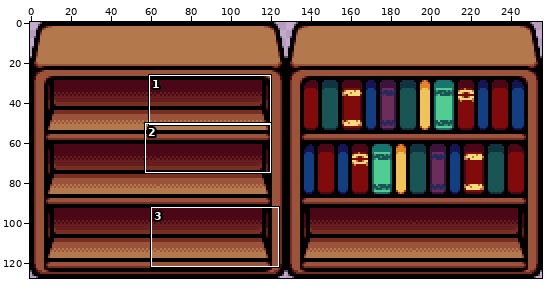
One commit to this sprite sheet: Assets/Sprites/Castle Tiles/shelves.png. Above: a wide view before the commit, with the close-up outlined.
Close-up. Before the commit:
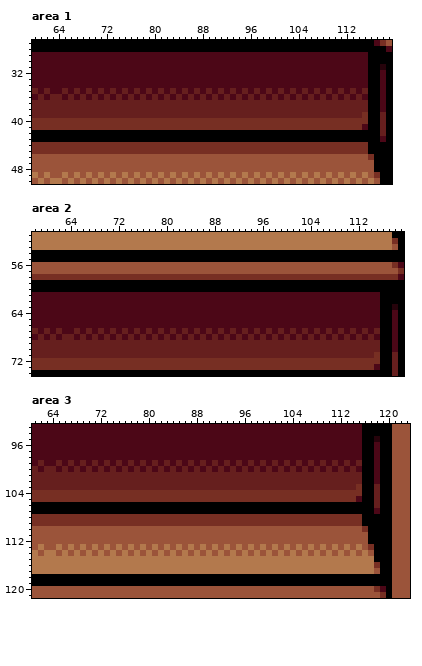
The file is 256x128 pixels. Colours within 5 levels of each other are drawn and written as one. Shown: area 1: x 60..119, y 27..50; area 2: x 58..119, y 51..74; area 3: x 61..123, y 93..121. The commit also changed other parts of the picture, which this record leaves out.
Once edited:
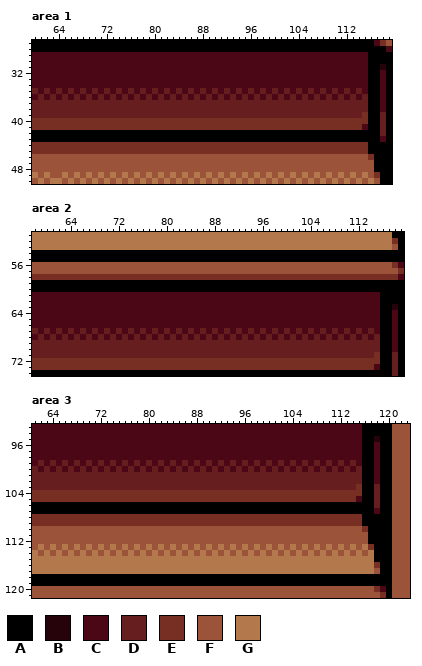
Palette (. is transparent): A #000000  B #26030b  C #4c0717  D #661f1e  E #772f23  F #9b543a  G #b3794d
The exact change:
--- area 1
@@ x 60..119 @@
 34 CCCCCCCCCCCCCCCCCCCCCCCCCCCCCCCCCCCCCCCCCCCCCCCCCCCCCCCCAACA
-35 DCDCCDCDCDCDCDCDCDCDCDCDCDCDCDCDCDCDCDCDCDCDCDCDCDCDCDCDAACA
-36 CDCDDCDCDCDCDCDCDCDCDCDCDCDCDCDCDCDCDCDCDCDCDCDCDCDCDCDCAACA
+35 DCDCDCDCDCDCDCDCDCDCDCDCDCDCDCDCDCDCDCDCDCDCDCDCDCDCDCDCAACA
+36 CDCDCDCDCDCDCDCDCDCDCDCDCDCDCDCDCDCDCDCDCDCDCDCDCDCDCDCDAACA
 37 DDDDDDDDDDDDDDDDDDDDDDDDDDDDDDDDDDDDDDDDDDDDDDDDDDDDDDDDAACA
--- area 2
@@ x 58..119 @@
 66 CCCCCCCCCCCCCCCCCCCCCCCCCCCCCCCCCCCCCCCCCCCCCCCCCCCCCCCCCCAACA
-67 DCDCDCCDCDCDCDCDCDCDCDCDCDCDCDCDCDCDCDCDCDCDCDCDCDCDCDCDCDAACA
-68 CDCDCDDCDCDCDCDCDCDCDCDCDCDCDCDCDCDCDCDCDCDCDCDCDCDCDCDCDCAACA
+67 DCDCDCDCDCDCDCDCDCDCDCDCDCDCDCDCDCDCDCDCDCDCDCDCDCDCDCDCDCAACA
+68 CDCDCDCDCDCDCDCDCDCDCDCDCDCDCDCDCDCDCDCDCDCDCDCDCDCDCDCDCDAACA
 69 DDDDDDDDDDDDDDDDDDDDDDDDDDDDDDDDDDDDDDDDDDDDDDDDDDDDDDDDDDAACA
--- area 3
@@ x 61..123 @@
  98 CCCCCCCCCCCCCCCCCCCCCCCCCCCCCCCCCCCCCCCCCCCCCCCCCCCCCCCAACAAFFF
- 99 CDCCDCDCDCDCDCDCDCDCDCDCDCDCDCDCDCDCDCDCDCDCDCDCDCDCDCDAACAAFFF
-100 DCDDCDCDCDCDCDCDCDCDCDCDCDCDCDCDCDCDCDCDCDCDCDCDCDCDCDCAACAAFFF
+ 99 CDCDCDCDCDCDCDCDCDCDCDCDCDCDCDCDCDCDCDCDCDCDCDCDCDCDCDCAACAAFFF
+100 DCDCDCDCDCDCDCDCDCDCDCDCDCDCDCDCDCDCDCDCDCDCDCDCDCDCDCDAACAAFFF
 101 DDDDDDDDDDDDDDDDDDDDDDDDDDDDDDDDDDDDDDDDDDDDDDDDDDDDDDDAACAAFFF
@@ x 61..123 @@
 112 FFFFFFFFFFFFFFFFFFFFFFFFFFFFFFFFFFFFFFFFFFFFFFFFFFFFFFFFAAAAFFF
-113 FGFFGFGFGFGFGFGFGFGFGFGFGFGFGFGFGFGFGFGFGFGFGFGFGFGFGFGFEAAAFFF
-114 GFGGFGFGFGFGFGFGFGFGFGFGFGFGFGFGFGFGFGFGFGFGFGFGFGFGFGFGFAAAFFF
+113 FGFGFGFGFGFGFGFGFGFGFGFGFGFGFGFGFGFGFGFGFGFGFGFGFGFGFGFGEAAAFFF
+114 GFGFGFGFGFGFGFGFGFGFGFGFGFGFGFGFGFGFGFGFGFGFGFGFGFGFGFGFGAAAFFF
 115 GGGGGGGGGGGGGGGGGGGGGGGGGGGGGGGGGGGGGGGGGGGGGGGGGGGGGGGGGAAAFFF
Where, in picture pixels (left, top, right, bottom), the same in both close-ups:
changed: (56, 88, 368, 100)
changed: (68, 328, 380, 340)
changed: (50, 460, 362, 472)
changed: (50, 544, 374, 556)
